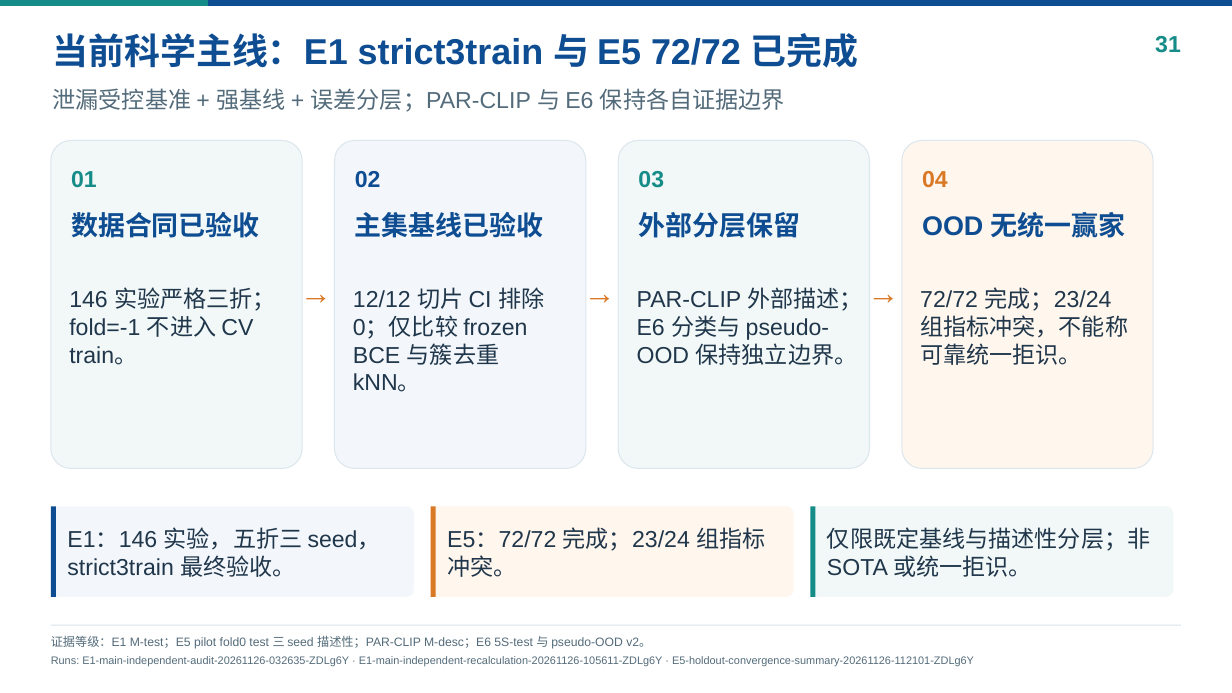
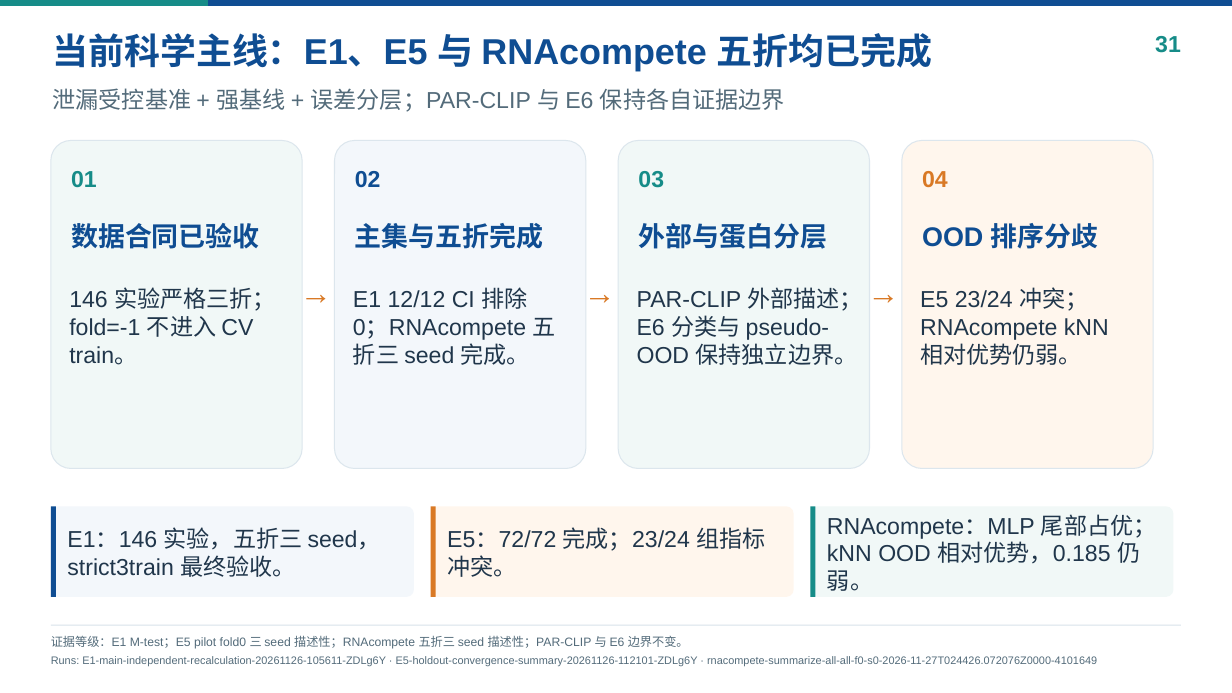
Before and after one commit to Cunyu-Liu/proxy-function-gap, a slide deck: slide 31 of 生物序列长尾与OOD_基准证据更新_2026-11-26.pptx. Drawn at 1232x693 pixels with LibreOffice and Linux fonts; fonts in the diff are those of the drawing. Boxes give left, top, right and bottom in pixels: in the first picture for what was removed or moved away, otherwise in the second. Text is boxed around its words. In the diff, an @@ line names an element or a change of style, - is before the commit and + after.

Commit message:
docs: integrate RNAcompete benchmark evidence

```diff
--- a/生物序列长尾与OOD_基准证据更新_2026-11-26.pptx
+++ b/生物序列长尾与OOD_基准证据更新_2026-11-26.pptx
@@ text at (53,33,932,71): text changed @@
-当前科学主线：E1 strict3train 与 E5 72/72 已完成
+当前科学主线：E1、E5 与 RNAcompete 五折均已完成
@@ vertical alignment top to middle in 4 elements at (71,223,260,249), (638,223,827,249), (355,223,544,249), (922,223,1099,249) @@
@@ text at (355,223,544,249): text changed @@
-主集基线已验收
+主集与五折完成
@@ text at (638,223,827,249): text changed @@
-外部分层保留
+外部与蛋白分层
@@ text at (922,223,1099,249): text changed @@
-OOD 无统一赢家
+OOD 排序分歧
@@ text at (353,287,556,365): text changed @@
-12/12 切片 CI 排除 0；仅比较 frozen BCE 与簇去重 kNN。
+E1 12/12 CI 排除 0；RNAcompete 五折三 seed 完成。
@@ text at (920,287,1109,365): text changed @@
-72/72 完成；23/24 组指标冲突，不能称可靠统一拒识。
+E5 23/24 冲突；RNAcompete kNN 相对优势仍弱。
@@ text at (827,514,1156,591): text changed @@
-仅限既定基线与描述性分层；非 SOTA 或统一拒识。
+RNAcompete：MLP 尾部占优；kNN OOD 相对优势，0.185 仍弱。
@@ text at (51,636,689,649): text changed @@
-证据等级：E1 M-test；E5 pilot fold0 test 三 seed 描述性；PAR-CLIP M-desc；E6 5S-test 与 pseudo-OOD v2。
+证据等级：E1 M-test；E5 pilot fold0 三 seed 描述性；RNAcompete 五折三 seed 描述性；PAR-CLIP 与 E6 边界不变。
@@ text at (51,656,1097,666): text changed @@
-Runs: E1-main-independent-audit-20261126-032635-ZDLg6Y · E1-main-independent-recalculation-20261126-105611-ZDLg6Y · E5-holdout-convergence-summary-20261126-112101-ZDLg6Y
+Runs: E1-main-independent-recalculation-20261126-105611-ZDLg6Y · E5-holdout-convergence-summary-20261126-112101-ZDLg6Y · rnacompete-summarize-all-all-f0-s0-2026-11-27T024426.072076Z0000-4101649
```
Also in this commit, not shown: 1 slide added, 2 other files.
